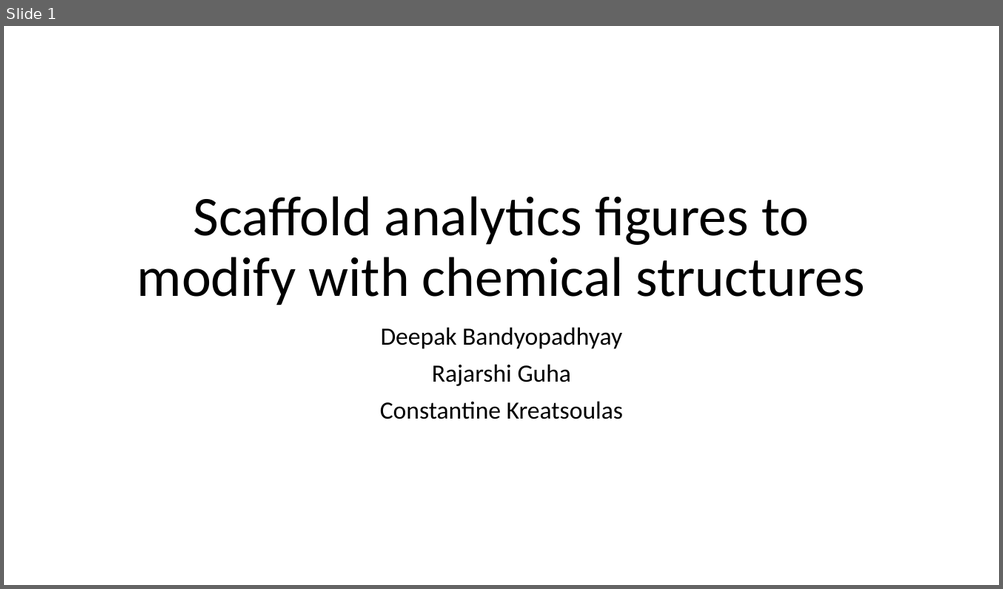
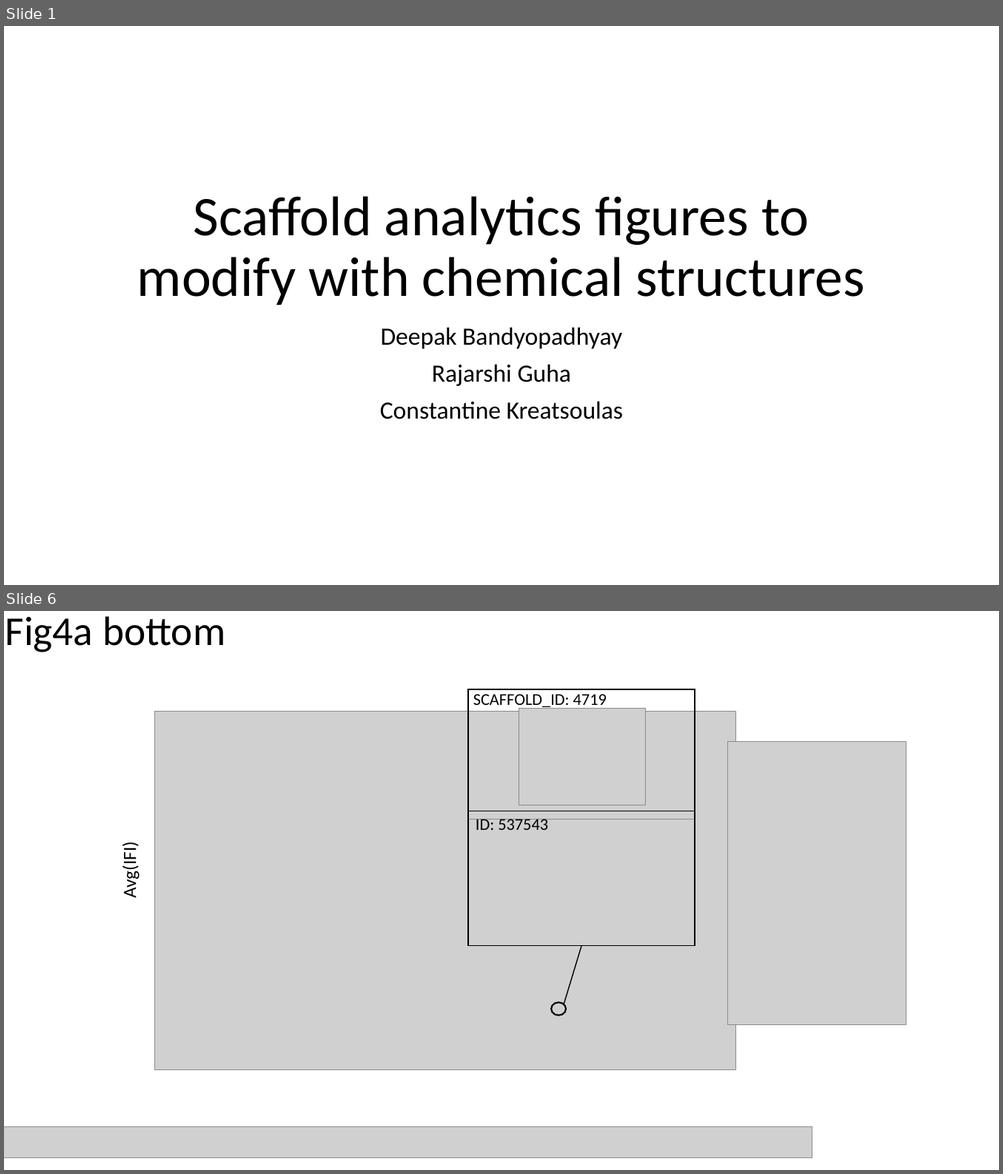
Before and after one commit to ncats/scaffoldanalytics, a slide deck: pres/Scaffold analytics figures to modify with chemical structures.pptx. Shown one above the other, each under a label of ours: slide 1 before the commit, slides 1 and 6 after it; the slides between them are not shown. The pictures are 1003x589 and 1003x1174 pixels, drawn with LibreOffice and Linux fonts; fonts in the diff are those of the drawing; grey boxes stand for pictures. Boxes give left, top, right and bottom in pixels: in the first picture for what was removed or moved away, otherwise in the second. Text is boxed around its words. In the diff, an @@ line names an element or a change of style, - is before the commit and + after.

```diff
--- a/pres/Scaffold analytics figures to modify with chemical structures.pptx
+++ b/pres/Scaffold analytics figures to modify with chemical structures.pptx
@@ slide 6 added at [4,611,999,1170], background #FFFFFF @@
@@ title added at [5,616,225,652], 39.6 pt, text #000000 @@
+Fig4a bottom
@@ picture added at [155,711,737,1070] @@
@@ picture added at [728,741,906,1025] @@
@@ group added at [468,689,695,946]: 2 pictures, 2 texts, 1 rectangle, 1 line @@
+SCAFFOLD_ID: 4719
+ID: 537543
@@ text added at [118,848,141,897], 18 pt, text #000000 @@
+Avg(IFI)
@@ line added from (563, 1005) to (581, 946), #000000 1 pt @@
@@ ellipse added at [551,1002,566,1015], outline #000000 1.5 pt @@
@@ picture added at [4,1127,812,1158] @@
```
Also in this commit, not shown: 5 slides changed, 8 other slides added, 4 slides removed, 7 other files.
